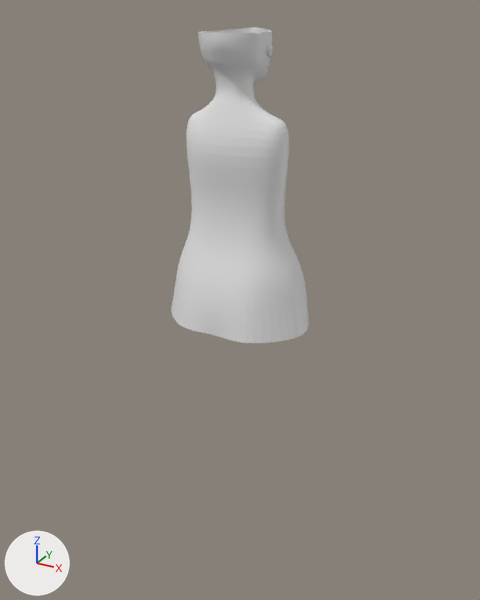
Renders of the Blender file character_anatomy/kaila4.2.blend from each side of a commit.
One viewpoint serves both versions: a camera (50 mm lens) standing at (0.789, -1.412, 1.591) and looking at (-0.013, 0.047, 0.861). The axes (+X, +Y, +Z) are drawn at lower left. The lights are the same throughout.

Objects in the first picture: 'Head'.
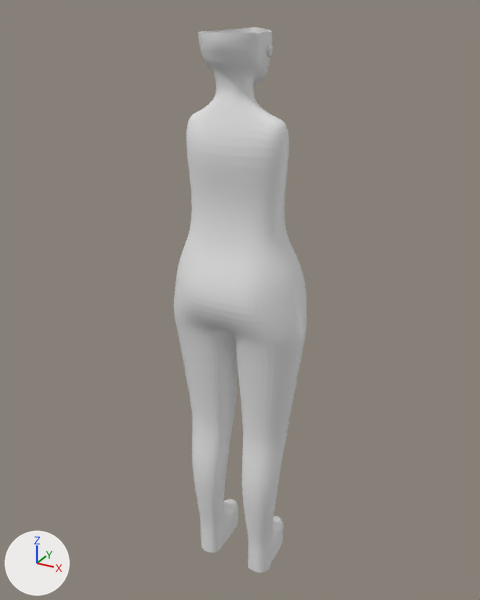
Location of each change, (x1, y1, x2, y2) in pixels of the pictures (480 x 600 px):
```json
{"object": "Head", "change": "reshaped", "before": [171, 27, 309, 343], "after": [174, 27, 307, 573], "on screen": "73% taller"}
{"part": 1, "of": "me_cube_004", "change": "built on", "before": [171, 289, 309, 343], "after": [174, 289, 307, 573]}
```

The change, as JSON lines over the scene's bpy script:
```json
{"block": "me_cube_004", "where": "# used by ob_head; location = (0.0, 0.0, 0.0)"}
{"op": "remove", "block": "me_cube_004", "code": "me_cube_004.from_pydata(...)  # 319 vertices, 274 faces, 2 loose edges; spans x -0.208..0.0, y -0.12..0.151, z 0.828..1.549"}
{"op": "add", "block": "me_cube_004", "code": "me_cube_004.from_pydata(...)  # 415 vertices, 375 faces, 1 loose edge; spans x -0.201..0.0, y -0.116..0.148, z 0.006..1.549"}
{"block": "me_cube_004", "change": "me_cube_004 part 1: 10 vertices moved from x -0.208..0.0, y -0.12..0.151, z 0.828..0.829 to x -0.201..0.0, y -0.084..0.131, z 0.805..0.837; 7 vertices removed from x -0.104..0.0, y -0.12..0.091, z 0.829; 103 vertices added at x -0.192..0.0, y -0.079..0.148, z 0.006..0.823"}
```
